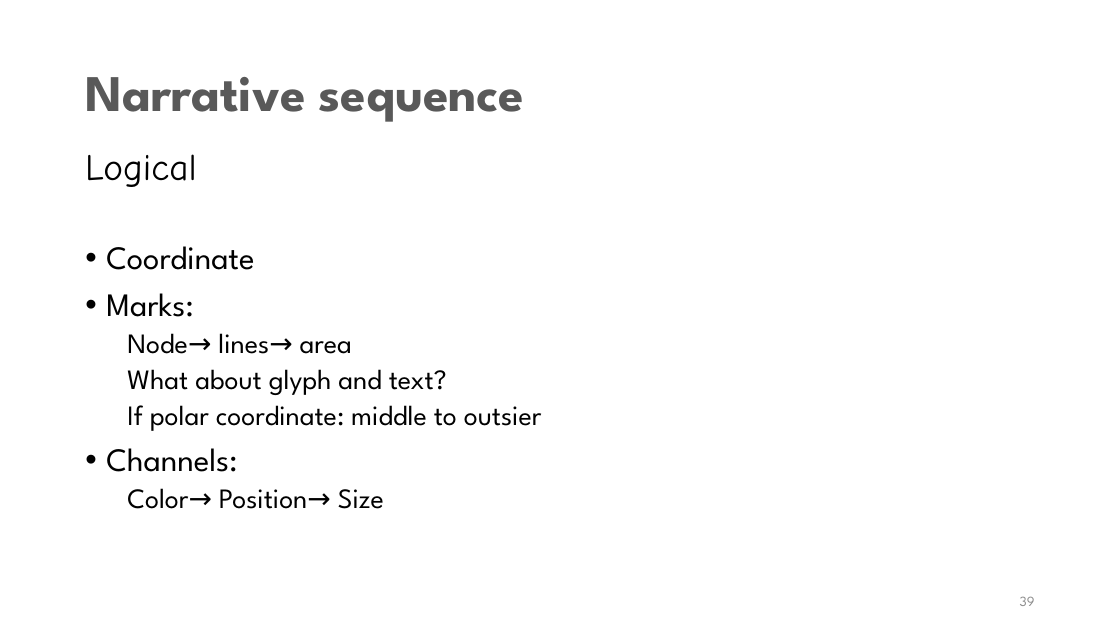
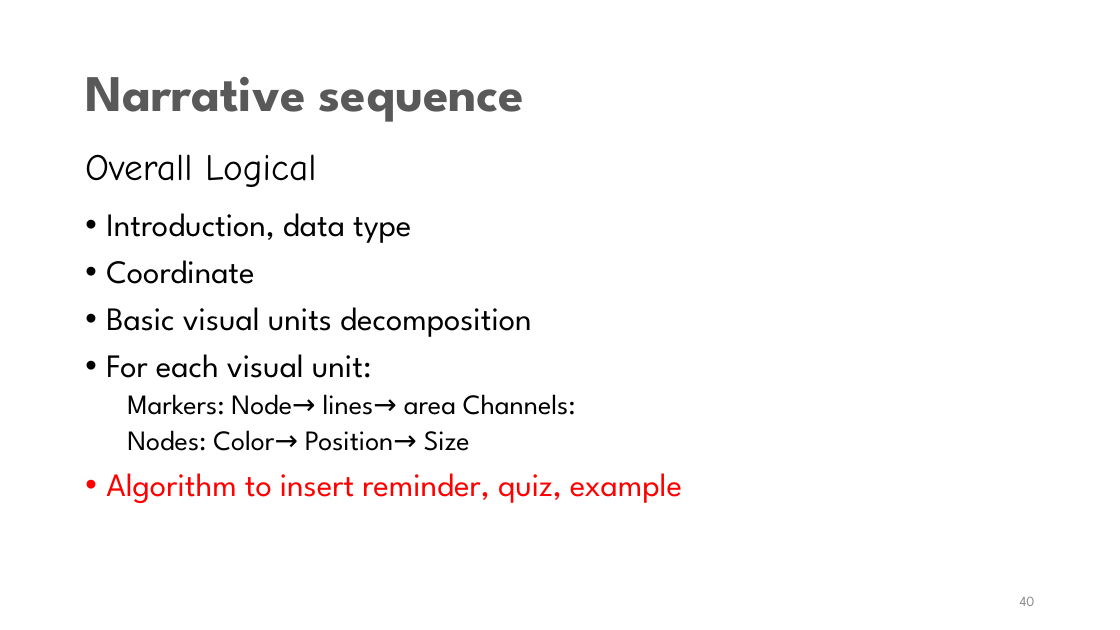
Before and after one commit to wangqianwen0418/decompose-vis, a slide deck: slide 40 of Narvis.pptx (slide 39 before the commit). Drawn at 1120x630 pixels with LibreOffice and Linux fonts; fonts in the diff are those of the drawing. Boxes give left, top, right and bottom in pixels: in the first picture for what was removed or moved away, otherwise in the second. Text is boxed around its words. In the diff, an @@ line names an element or a change of style, - is before the commit and + after.

```diff
--- a/Narvis.pptx
+++ b/Narvis.pptx
@@ text at (x1=85, y1=154, x2=317, y2=187): text changed @@
-Logical
+Overall Logical
@@ text "Introduction, data type" moved from (x1=106, y1=246, x2=542, y2=509) to (x1=106, y1=213, x2=682, y2=503) @@
@@ text at (x1=106, y1=213, x2=411, y2=243): paragraph added @@
+• Introduction, data type
@@ text at (x1=106, y1=307, x2=682, y2=503): text changed; size 24 to 28 pt @@
-• Marks:
-  Node→ lines→ area
-  What about glyph and text?
-  If polar coordinate: middle to outsier
-• Channels:
-  Color→ Position→ Size
+• Basic visual units decomposition
+• For each visual unit:
+  Markers: Node→ lines→ area Channels:
+  Nodes: Color→ Position→ Size
+• Algorithm to insert reminder, quiz, example
@@ page number at (x1=1020, y1=597, x2=1035, y2=606): text changed @@
-39
+40
```
Also in this commit, not shown: 2 other slides changed, 1 slide added, 14 other files.
